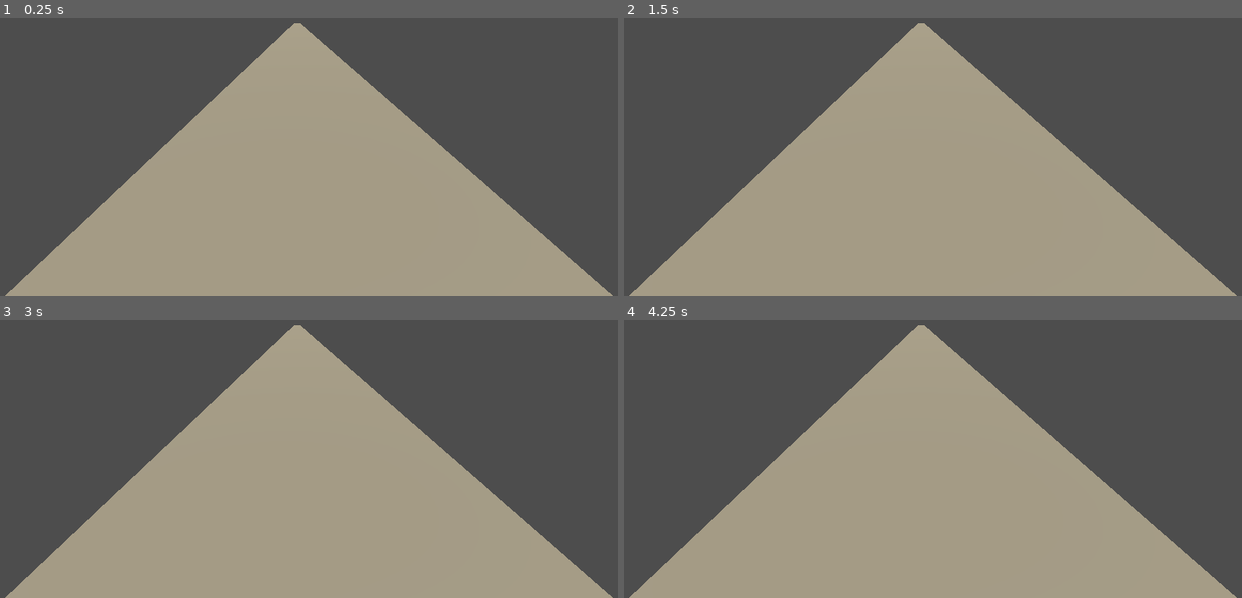
Above: before the commit, frames 1-4 (two rows, left to right).
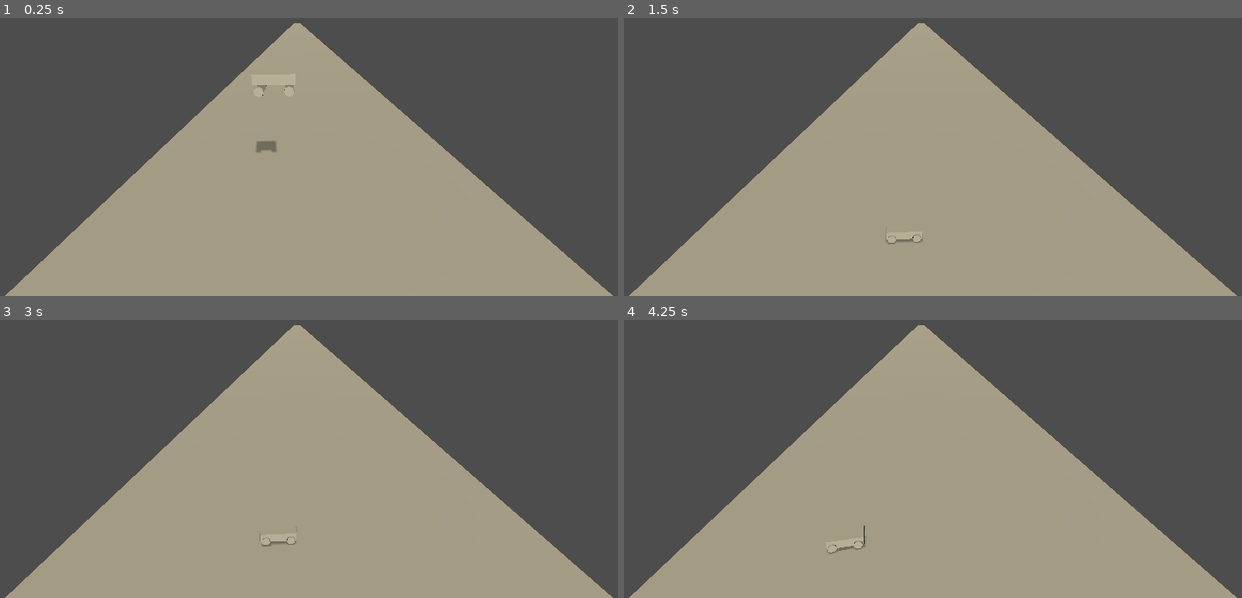
Above: after the commit, the same moments.

Repository: Reinforcement-Learning-Game/RL-Racing-Game
Game: Godot game, scene res://Tracks/Track1.tscn
The game is run twice, just before and just after one commit, with the same random seed, the same clock (stepped at 60 frames per second) and the same inputs.
Inputs:
- Up to frame 1 (0.25 s): no input
- Up to frame 2 (1.5 s): hold D (Right) 0.53-1.28 s; tap Enter at 1.25 s; hold S (Brake) from 1.28 s (still down)
- Up to frame 3 (3 s): tap Space at 2 s; release S (Brake) at 2.03 s; hold D (Right) 2.03-2.78 s; tap Enter at 2.75 s; hold W (Accelerate) from 2.78 s (still down)
- Up to frame 4 (4.25 s): release W (Accelerate) at 3.53 s; hold A (Left) from 3.53 s (still down)

The runs differ from the first frame. In frame 1, 0.1% of the frame differs, in the area x 41-48%, y 24-49%; in frame 2, less than 0.1%; in frame 3, less than 0.1%; in frame 4, less than 0.1%.

Commit message:
Revert "small changes"
This reverts commit dabd6577f0a0eda5f707f1ed8b87a38a01706a30.

Diff:
--- /dev/null
+++ b/rl-race/Agents/Player.tscn
@@ -0,0 +1,6 @@
+[gd_scene load_steps=2 format=3 uid="uid://cm5udorr35hd6"]
+
+[ext_resource type="Script" uid="uid://n60khc1nxf51" path="res://Agents/player.gd" id="1_8fxid"]
+
+[node name="Player" type="Node"]
+script = ExtResource("1_8fxid")
--- a/rl-race/Agents/player.gd
+++ b/rl-race/Agents/player.gd
@@ -5,9 +5,8 @@
 
 func _init():
 	# Loading the vehicle scene
-	#var vehicle_scene := load("res://Vehicle/Vehicle.tscn")
-	#vehicle = vehicle_scene.instantiate() # Creating an actual instance of the vehicle scene
-	vehicle = Vehicle.new()
+	var vehicle_scene := load("res://Vehicle/Vehicle.tscn")
+	vehicle = vehicle_scene.instantiate() # Creating an actual instance of the vehicle scene
 	#Will create all of it's nodes
 	# Runs the _init function
 	# Prepares it to enter the scene
--- /dev/null
+++ b/rl-race/GameManager.tscn
@@ -0,0 +1,6 @@
+[gd_scene load_steps=2 format=3 uid="uid://b5j4kp7gmyq1g"]
+
+[ext_resource type="Script" uid="uid://ecdw8cffhsim" path="res://game_manager.gd" id="1_p13vs"]
+
+[node name="GameManager" type="Node"]
+script = ExtResource("1_p13vs")
--- a/rl-race/Vehicle/Vehicle.tscn
+++ b/rl-race/Vehicle/Vehicle.tscn
@@ -3,7 +3,7 @@
 [ext_resource type="Script" uid="uid://crfxxmwsmgiag" path="res://Vehicle/vehicle.gd" id="1_25uyk"]
 
 [sub_resource type="BoxShape3D" id="BoxShape3D_xcuoc"]
-size = Vector3(0.62397003, 0.3545208, 1)
+size = Vector3(0.49954224, 0.34083462, 1)
 
 [node name="Vehicle" type="VehicleBody3D"]
 script = ExtResource("1_25uyk")
@@ -41,9 +41,9 @@
 height = 0.23
 
 [node name="CSGBox3D" type="CSGBox3D" parent="."]
-transform = Transform3D(1.2476753, 0, 0, 0, 1, 0, 0, 0, 1, 0, 0.04425049, 0)
+transform = Transform3D(1, 0, 0, 0, 1, 0, 0, 0, 1, 0, 0.04425049, 0)
 size = Vector3(0.5, 0.2475586, 1)
 
 [node name="CollisionShape3D" type="CollisionShape3D" parent="."]
-transform = Transform3D(1, 0, 0, 0, 1, 0, 0, 0, 1, 0.00063705444, -0.03764248, 0)
+transform = Transform3D(1, 0, 0, 0, 1, 0, 0, 0, 1, 0, -0.030799389, 0)
 shape = SubResource("BoxShape3D_xcuoc")
--- a/rl-race/game_manager.gd
+++ b/rl-race/game_manager.gd
@@ -1,6 +1,4 @@
 extends Node
-
-var agents = []
 
 # Called when the node enters the scene tree for the first time.
 func _ready() -> void:
